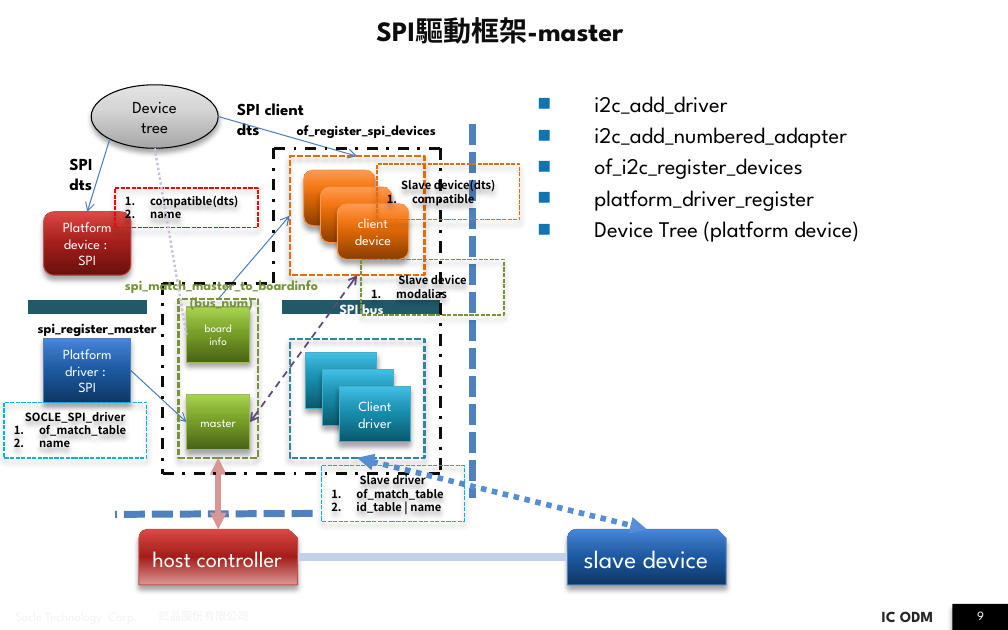
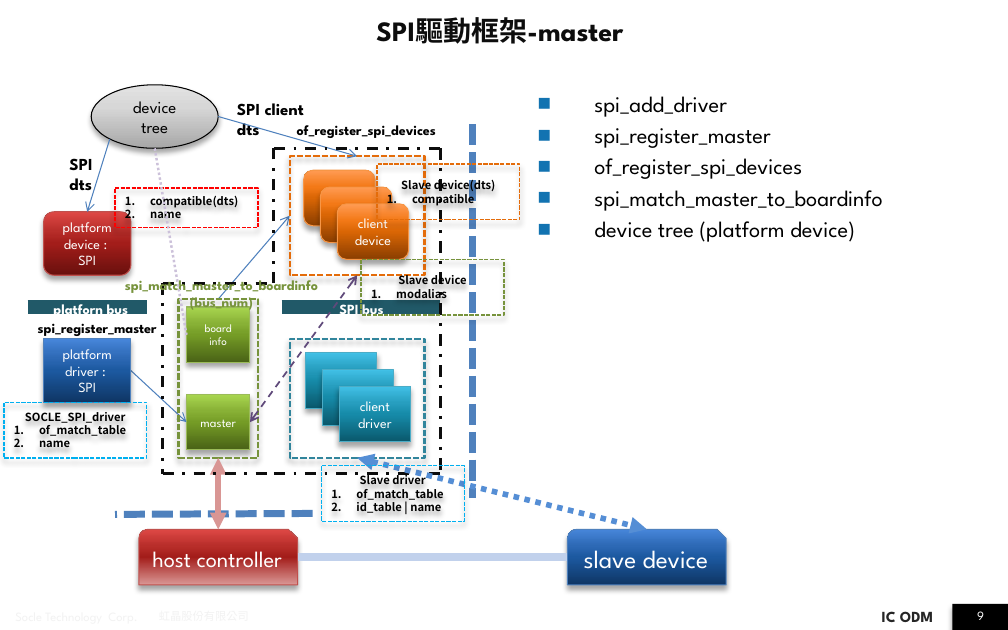
Before and after one commit to JomaskTsai/ppt_linux, a slide deck: slide 9 of spi_report_ben.pptx. Drawn at 1008x630 pixels with LibreOffice and Linux fonts; fonts in the diff are those of the drawing; background and template pictures are left out. Boxes give left, top, right and bottom in pixels: in the first picture for what was removed or moved away, otherwise in the second. Text is boxed around its words. In the diff, an @@ line names an element or a change of style, - is before the commit and + after.

```diff
--- a/spi_report_ben.pptx
+++ b/spi_report_ben.pptx
@@ text in ellipse at [133, 101, 177, 133]: text changed @@
-Device tree
+device tree
@@ text at [594, 96, 882, 242]: text changed @@
-■ i2c_add_driver
-■ i2c_add_numbered_adapter
-■ of_i2c_register_devices
-■ platform_driver_register
-■ Device Tree (platform device)
+■ spi_add_driver
+■ spi_register_master
+■ of_register_spi_devices
+■ spi_match_master_to_boardinfo
+■ device tree (platform device)
@@ text in rounded rectangle at [63, 222, 112, 265]: text changed @@
-Platform device :
-SPI
+platform device :
+SPI
@@ text added at [53, 301, 128, 320], 10 pt, text #FFFFFF, bold @@
+platforn bus
@@ text in rectangle at [63, 349, 112, 392]: text changed @@
-Platform driver :
-SPI
+platform driver :
+SPI
@@ text in rectangle at [358, 401, 391, 428]: text changed @@
-Client driver
+client driver
```
Also in this commit, not shown: 1 other slide changed, 1 other file.
